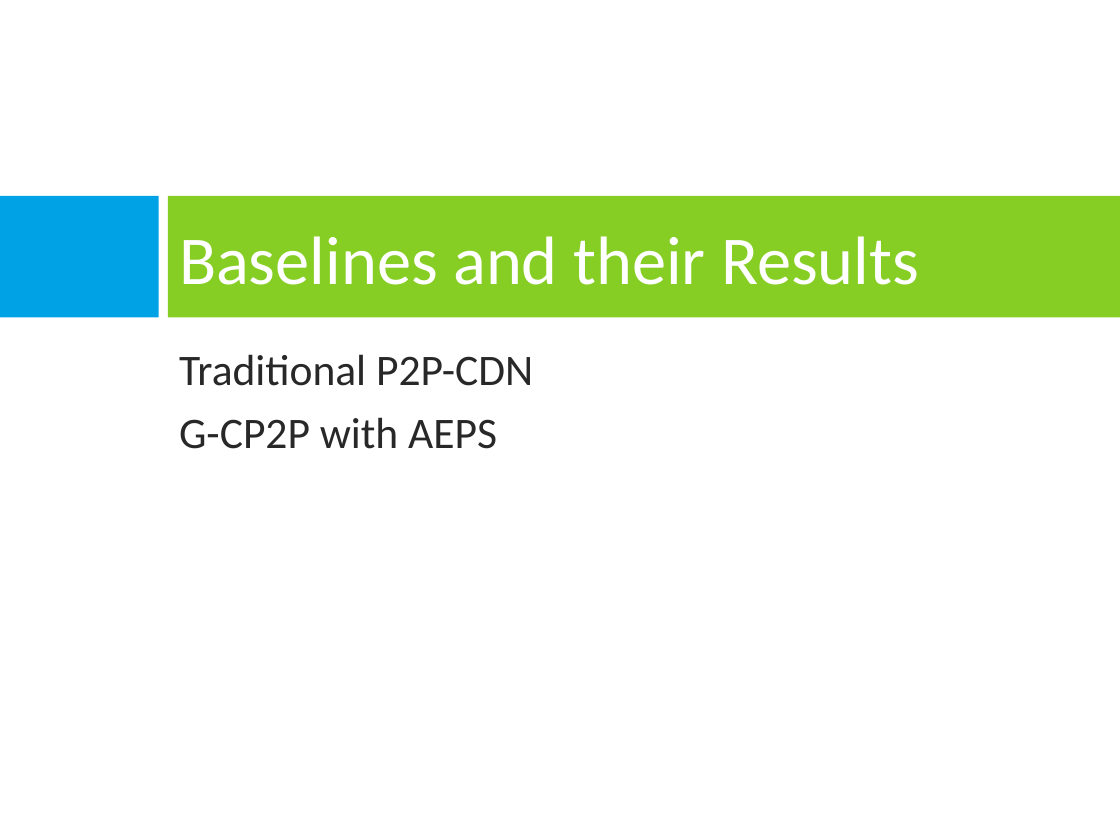
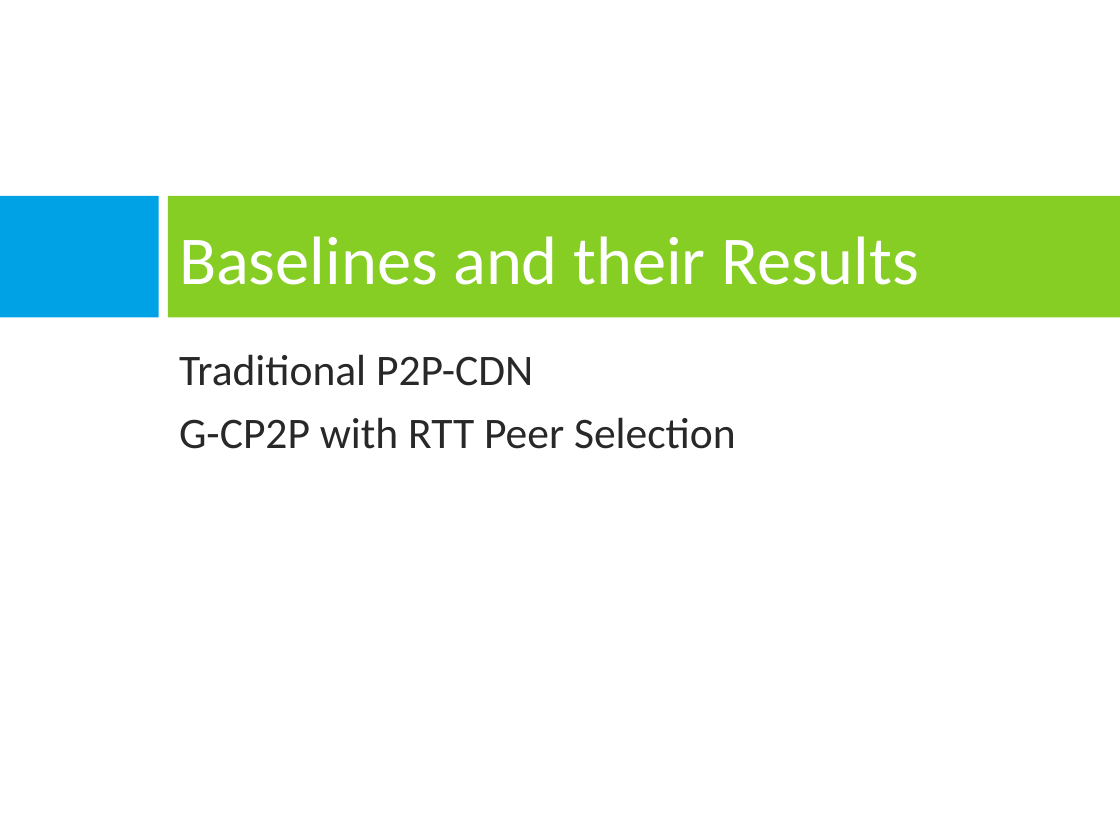
Before and after one commit to janeriongcol/ndsg-chupacabra, a slide deck: slide 69 of Presentations/Mock Presentation.pptx (slide 67 before the commit). Drawn at 1120x840 pixels with LibreOffice and Linux fonts; fonts in the diff are those of the drawing; background and template pictures are left out. Boxes give left, top, right and bottom in pixels: in the first picture for what was removed or moved away, otherwise in the second. Text is boxed around its words. In the diff, an @@ line names an element or a change of style, - is before the commit and + after.

```diff
--- a/Presentations/Mock Presentation.pptx
+++ b/Presentations/Mock Presentation.pptx
@@ text at (x1=179, y1=417, x2=736, y2=449): text changed @@
-G-CP2P with AEPS
+G-CP2P with RTT Peer Selection
```
Also in this commit, not shown: 15 other slides changed, 3 slides added.
